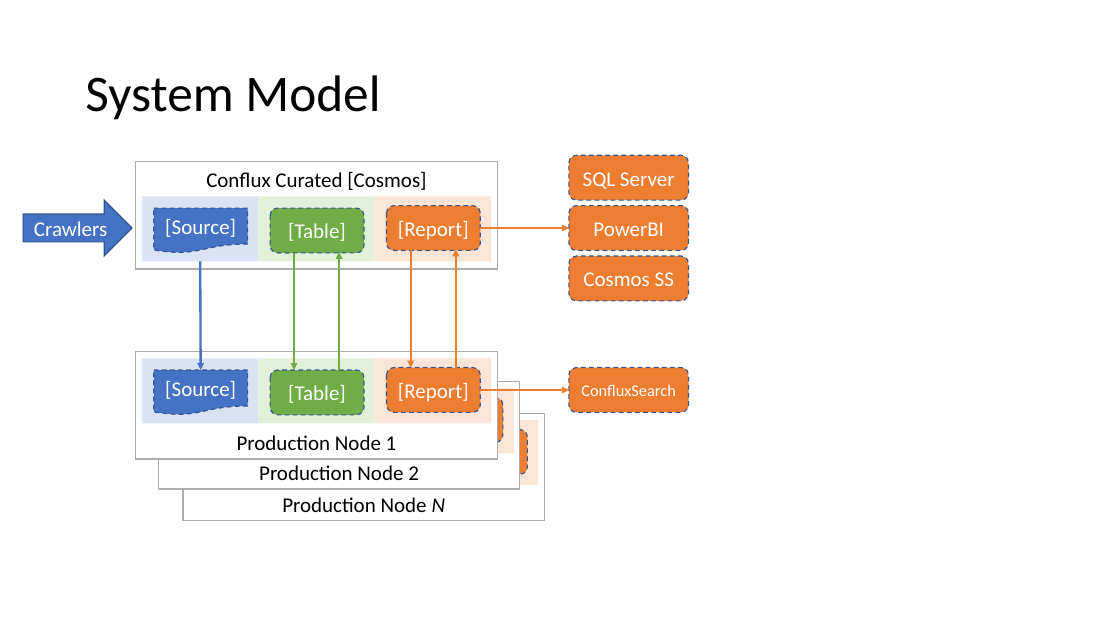
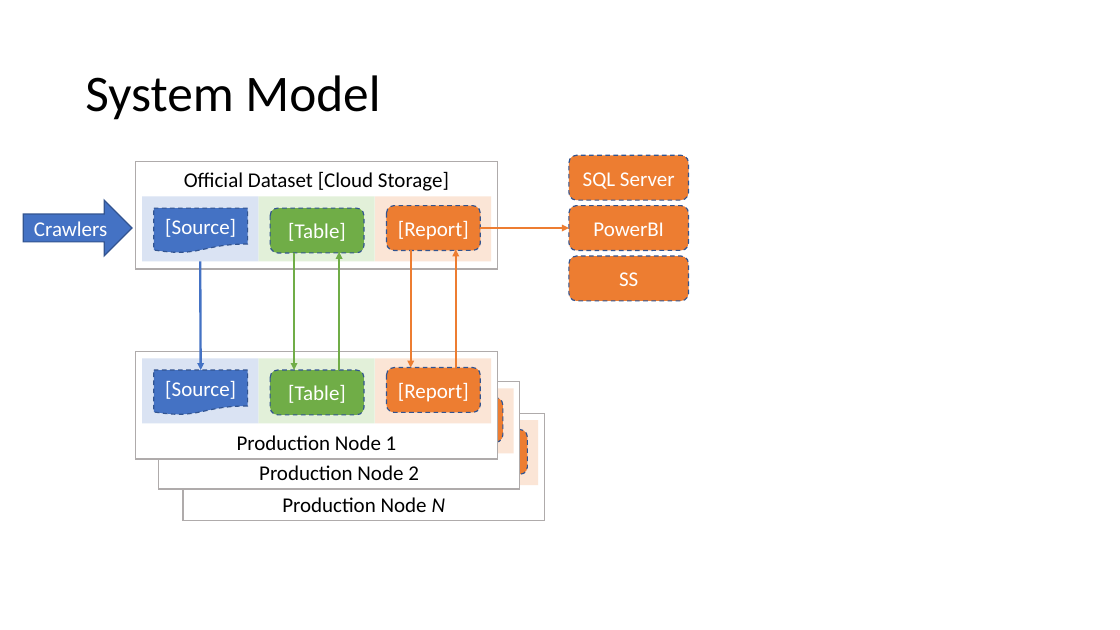
Before and after one commit to microsoft/elfie-arriba, a slide deck: slide 6 of XForm/XForm Demo.pptx. Drawn at 1120x630 pixels with LibreOffice and Linux fonts; fonts in the diff are those of the drawing. Boxes give left, top, right and bottom in pixels: in the first picture for what was removed or moved away, otherwise in the second. Text is boxed around its words. In the diff, an @@ line names an element or a change of style, - is before the commit and + after.

```diff
--- a/XForm/XForm Demo.pptx
+++ b/XForm/XForm Demo.pptx
@@ text in rectangle at <box>184,171,449,191</box>: text changed @@
-Conflux Curated [Cosmos]
+Official Dataset [Cloud Storage]
@@ text in rounded rectangle at <box>619,272,638,286</box>: text changed @@
-Cosmos SS
+SS
@@ rounded rectangle removed at <box>569,368,688,413</box> @@
-ConfluxSearch
@@ arrow removed from (481, 390) to (569, 390) @@
```
Also in this commit, not shown: 8 other slides changed, 1 slide removed.
